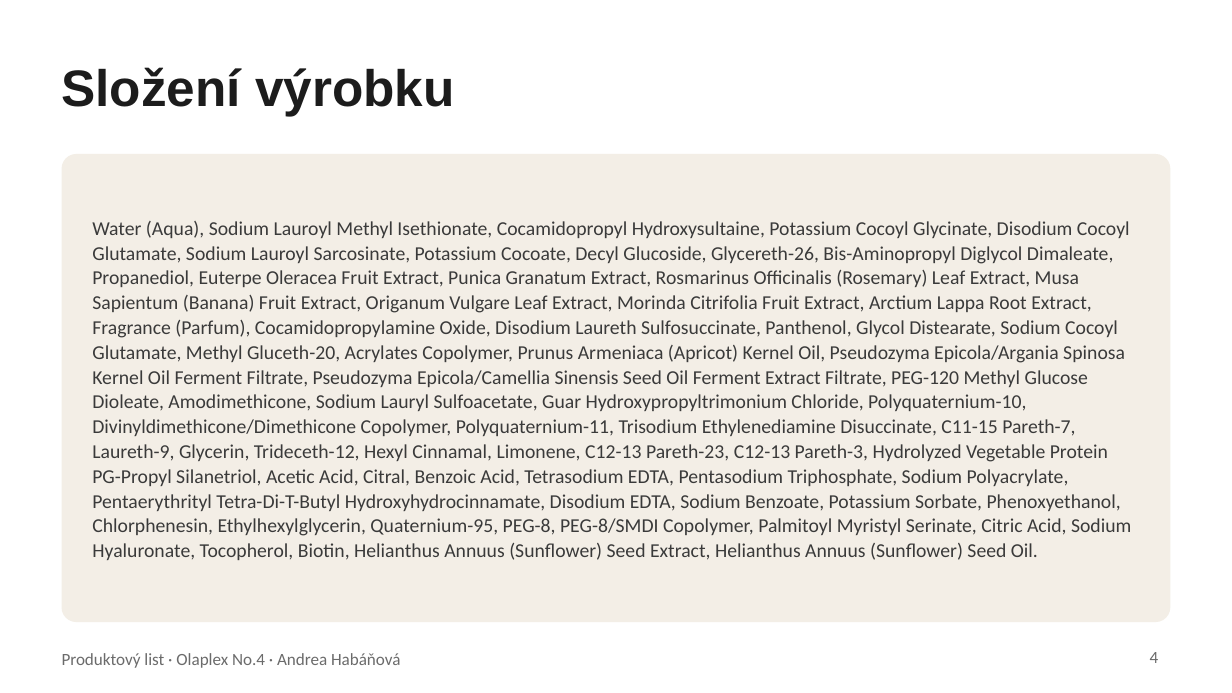
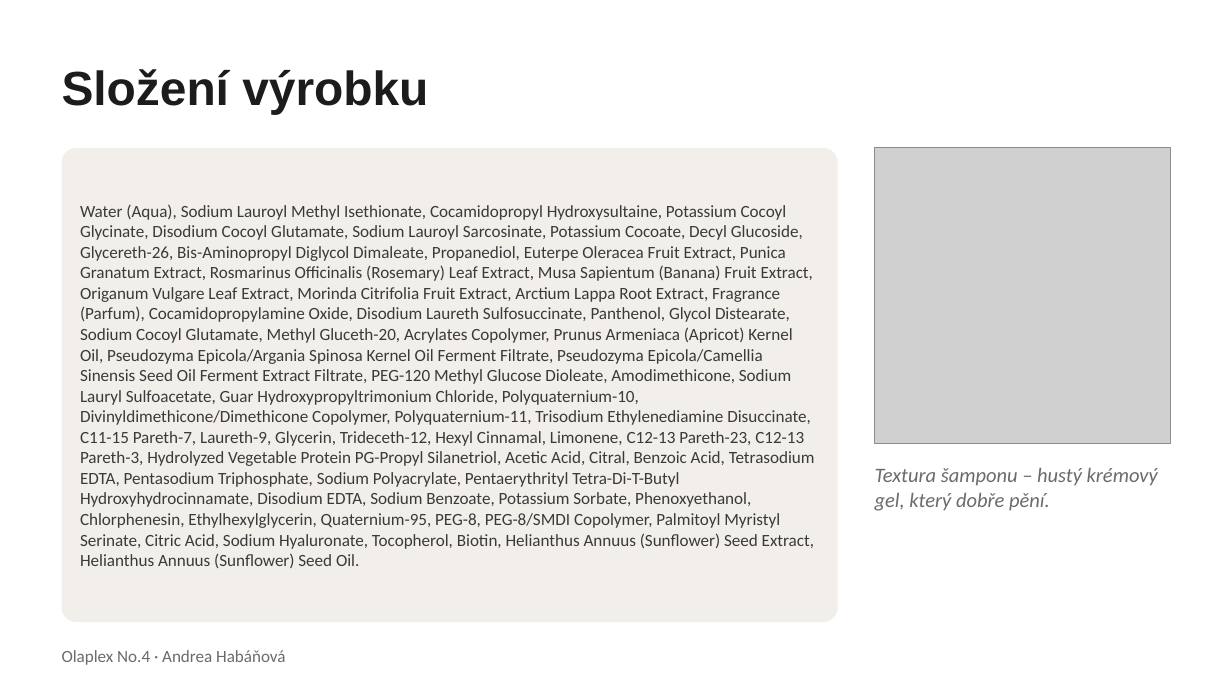
Before and after one commit to tdrzt4grdp-beep/P, a slide deck: slide 5 of prezentace/Produktovy_list_Olaplex_No4.pptx (slide 4 before the commit). Drawn at 1232x693 pixels with LibreOffice and Linux fonts; fonts in the diff are those of the drawing; grey boxes stand for pictures. Boxes give left, top, right and bottom in pixels: in the first picture for what was removed or moved away, otherwise in the second. Text is boxed around its words. In the diff, an @@ line names an element or a change of style, - is before the commit and + after.

```diff
--- a/prezentace/Produktovy_list_Olaplex_No4.pptx
+++ b/prezentace/Produktovy_list_Olaplex_No4.pptx
@@ title "Složení výrobku" at [62, 69, 428, 114]: size 30 to 28 pt @@
@@ rounded rectangle: place and size @@
-rounded rectangle at [62, 154, 1170, 622]
+rounded rectangle at [62, 148, 838, 622]
@@ rounded rectangle at [62, 148, 838, 622]: fill #F3EEE6 to #F2EFEA; proportions changed @@
@@ picture added at [875, 148, 1170, 444] @@
@@ text "Water (Aqua), Sodium Lauroyl Methyl ...": place and size @@
-text "Water (Aqua), Sodium Lauroyl Methyl ..." at [92, 221, 1131, 560]
+text "Water (Aqua), Sodium Lauroyl Methyl ..." at [80, 204, 815, 568]
@@ text "Water (Aqua), Sodium Lauroyl Methyl ..." at [80, 204, 815, 568]: size 11.5 to 10 pt; line spacing 1.05 to 1 @@
@@ text added at [875, 468, 1158, 511], 12 pt, text #6B6B6B, italic @@
+Textura šamponu – hustý krémový gel, který dobře pění.
@@ text at [62, 650, 285, 665]: text changed @@
-Produktový list · Olaplex No.4 · Andrea Habáňová
+Olaplex No.4 · Andrea Habáňová
@@ page number removed at [1150, 652, 1159, 663] @@
-4
```
Also in this commit, not shown: 5 other slides changed, 2 slides added, 8 other files.
